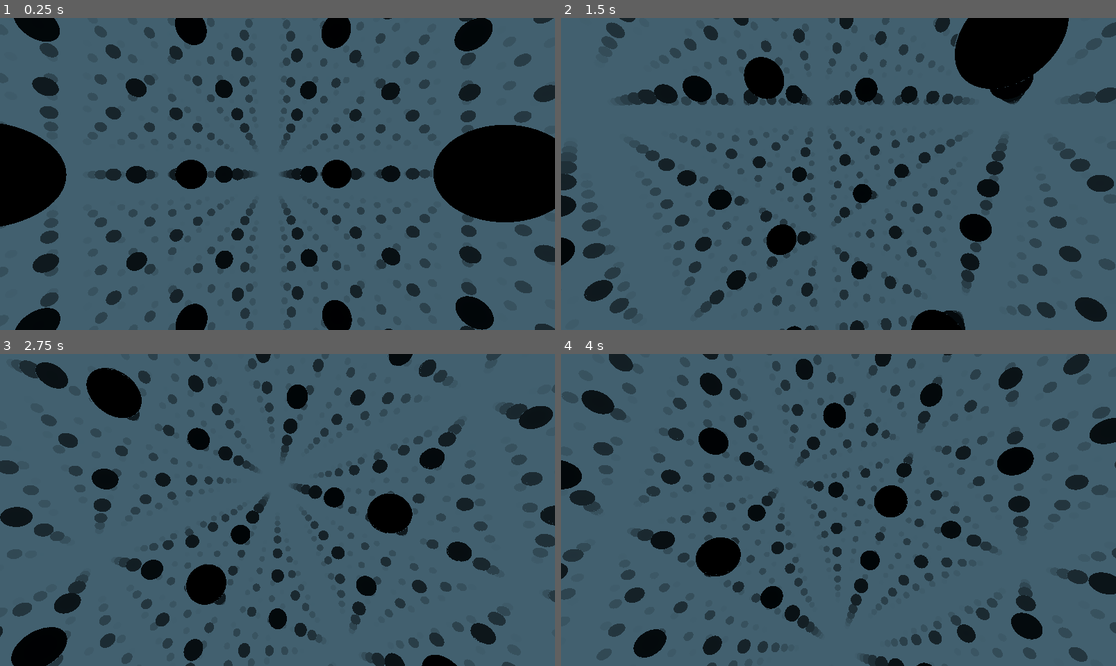
Above: before the commit, frames 1-4 (two rows, left to right).
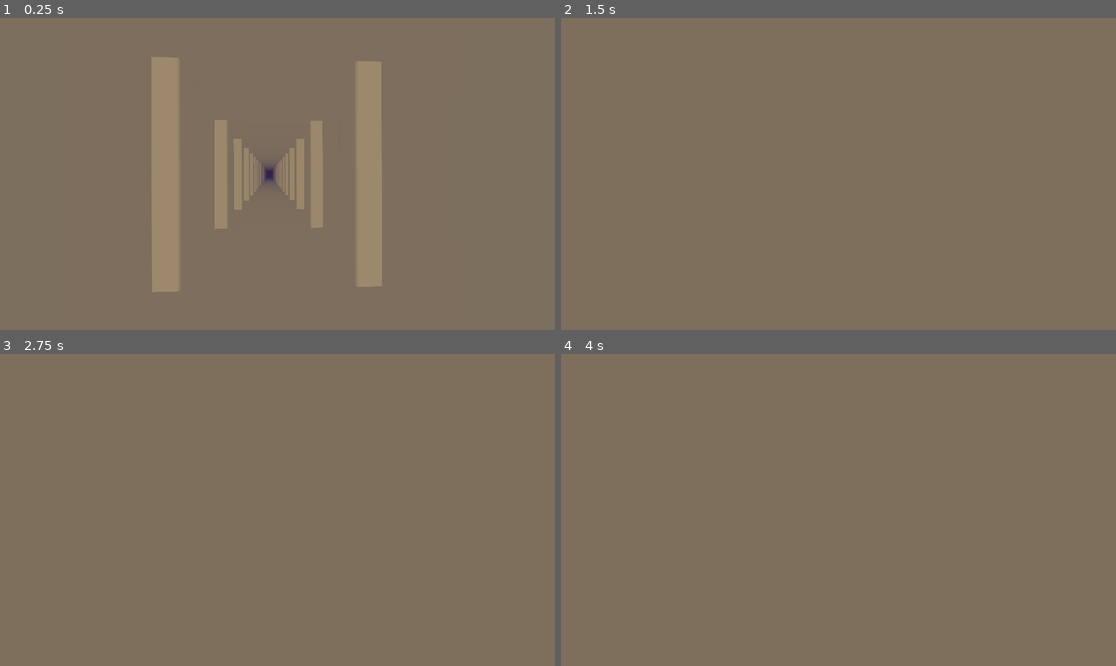
Above: after the commit, the same moments.

Repository: watson-disambiguation/shader-demos
Game: Godot game, scene res://Prefabs/raymarch_camera.tscn
Two runs of this game, one before a commit and one after it. Both use one fixed random seed, a clock stepped at 60 frames per second and the inputs below.
Inputs (mouse positions are in pixels of both pictures, inside the frame that each line leads up to):
- Up to frame 1 (0.25 s): no input
- Up to frame 2 (1.5 s): tap Enter at 0.5 s; move the mouse to (960, 158) at 0.52 s; hold Right (ui_right) 0.53-1.28 s; tap Q (ui_in) at 0.6 s; tap E (ui_out) at 0.8, 1.35 s; move the mouse to (727, 189) at 1.27 s; hold Down (ui_down) from 1.28 s (still down)
- Up to frame 3 (2.75 s): tap Q (ui_in) at 1.55, 2.1 s; move the mouse to (333, 441) at 2.02 s; release Down (ui_down) at 2.03 s; hold Right (ui_right) from 2.03 s (still down); tap E (ui_out) at 2.3 s
- Up to frame 4 (4 s): move the mouse to (810, 572) at 2.77 s; release Right (ui_right) at 2.78 s; hold Up (ui_up) 2.78-3.53 s; tap E (ui_out) at 2.85, 3.8 s; tap Q (ui_in) at 3.05, 3.6 s; move the mouse to (1005, 556) at 3.52 s; hold Left (ui_left) from 3.53 s (still down)

The runs differ from the first frame. In frame 1, 100% of the frame differs, in the area x 0-100%, y 0-100%; in frame 2, 100%; in frame 3, 100%; in frame 4, 100%.

Commit message:
Created raymarched infinite hallway

Diff:
--- a/Prefabs/RaymarchCamera.gd
+++ b/Prefabs/RaymarchCamera.gd
@@ -13,13 +13,15 @@
 	quad.mesh.material = raymarch_shader
 
 func _process(delta):
-
-	var velocity = Vector3(
-		Input.get_axis("ui_right","ui_left"),
-		Input.get_axis("ui_in","ui_out"),
-		Input.get_axis("ui_up","ui_down"));
+	var theta = rotation.y
+	var vert = Vector3.UP * Input.get_axis("ui_in","ui_out")
+	var forward = Vector3(-sin(theta),0,-cos(theta)) * Input.get_axis("ui_down","ui_up")
+	var side = Vector3(-cos(theta),0,sin(theta)) * Input.get_axis("ui_left","ui_right")
+	var velocity = vert + forward + side
 	velocity = velocity.normalized() * delta * speed
 	position += velocity
+	print(position)
+	print(Engine.get_frames_per_second())
 
 func _input(event):
 	if event is InputEventMouseMotion:
--- a/Prefabs/raymarch_camera.tscn
+++ b/Prefabs/raymarch_camera.tscn
@@ -7,16 +7,28 @@
 render_priority = 0
 shader = ExtResource("2_tkypo")
 shader_parameter/nearFogBlend = 0.0
-shader_parameter/farFogBlend = 10.0
-shader_parameter/skyColour = Color(0.258824, 0.376471, 0.435294, 1)
-shader_parameter/objColour = null
+shader_parameter/farFogBlend = 30.0
+shader_parameter/pillarSize = 0.1
+shader_parameter/pillarRounding = 0.015
+shader_parameter/noiseSize = 0.01
+shader_parameter/mergeRadius = 0.001
+shader_parameter/hallSize = 0.5
+shader_parameter/brightColour = Color(1, 0.85098, 0.666667, 1)
+shader_parameter/darkColour = Color(0.188235, 0.14902, 0.301961, 1)
+shader_parameter/objColour = Color(0.447059, 0.403922, 0.313726, 1)
 
 [sub_resource type="ShaderMaterial" id="ShaderMaterial_3kkjx"]
 render_priority = 0
 shader = ExtResource("2_tkypo")
 shader_parameter/nearFogBlend = null
 shader_parameter/farFogBlend = null
-shader_parameter/skyColour = null
+shader_parameter/pillarSize = null
+shader_parameter/pillarRounding = 0.01
+shader_parameter/noiseSize = 0.01
+shader_parameter/mergeRadius = 0.01
+shader_parameter/hallSize = null
+shader_parameter/brightColour = null
+shader_parameter/darkColour = null
 shader_parameter/objColour = null
 
 [sub_resource type="QuadMesh" id="QuadMesh_c4t2u"]
@@ -24,7 +36,7 @@
 size = Vector2(4.06, 2.485)
 
 [node name="RaymarchCamera" type="Camera3D"]
-transform = Transform3D(-0.999187, -0.00268883, 0.0402162, 0.00272674, -0.999996, 0.000887979, 0.0402136, 0.000996917, 0.999191, -0.529687, 0, 13.4095)
+transform = Transform3D(-0.999187, -0.00268883, 0.0402162, 0.00272674, -0.999996, 0.000887979, 0.0402136, 0.000996917, 0.999191, 0, 0, 0)
 script = ExtResource("1_gw5a0")
 raymarch_shader = SubResource("ShaderMaterial_x0hvp")
 rotation_speed = 0.01
--- a/Prefabs/raymarch_world.tscn
+++ b/Prefabs/raymarch_world.tscn
@@ -11,4 +11,3 @@
 look_sensitivity = 0.01
 
 [node name="RaymarchCamera" parent="CameraController" instance=ExtResource("1_4h548")]
-transform = Transform3D(-0.999187, -0.00268883, 0.0402162, 0.00272674, -0.999996, 0.000887979, 0.0402136, 0.000996917, 0.999191, 0, 0, 0)
--- a/Shaders/fire.gdshader
+++ b/Shaders/fire.gdshader
@@ -12,7 +12,7 @@
 uniform float cornerRadius;
 
 vec3 sdf(vec2 uv) {
-	float rectangle = rectangle(uv,centerRect,sizeRect,TIME* 40.);
+	float rectangle = rectangle(transform(uv,centerRect,TIME* 40.),sizeRect);
 	float circle = circle(uv,centerCircle,circleRadius);
 	return vec3(round_intersect(circle,rectangle,cornerRadius),circle,rectangle);
 }
--- a/Shaders/raymarch_camera.gdshader
+++ b/Shaders/raymarch_camera.gdshader
@@ -3,42 +3,69 @@
 render_mode unshaded;
 
 #include "Libraries/SDFLibrary.gdshaderinc"
+#include "Libraries/NoiseLibrary.gdshaderinc"
 
 uniform float nearFogBlend;
 uniform float farFogBlend;
-uniform vec3 skyColour : source_color;
+uniform float pillarSize;
+uniform float pillarRounding = 0.01;
+uniform float noiseSize = 0.01;
+uniform float mergeRadius = 0.01;
+uniform float hallSize;
+uniform vec3 brightColour : source_color;
+uniform vec3 darkColour : source_color;
 uniform vec3 objColour : source_color;
 
 const int maxSteps = 128;
-const float EPS = 0.000001;
+const float EPS = 0.0001;
+
+
 
 float sdf(vec3 pos) {
-	pos = pos - round(pos);
-	return sphere(pos, 0.1);
+	float hall = -rectangle(pos.xy,vec2(hallSize));
+	vec3 pillarPos = pos;
+	pillarPos.z = pillarPos.z - round(pillarPos.z);
+	pillarPos.x = abs(pillarPos.x);
+	float pillars = box(pillarPos- vec3(hallSize,0,0), vec3(pillarSize,hallSize,pillarSize)) - pillarRounding;
+
+	float result = round_merge(hall,pillars,mergeRadius);
+	//result += perlinNoise3DOctaves(pos,0.25,0,4) * noiseSize;
+	return result;
+}
+
+vec3 normal(vec3 pos) {
+	float base = sdf(pos);
+	vec2 h = vec2(EPS,0);
+	return normalize(
+		vec3(
+			sdf(pos + h.xyy) - base,
+			sdf(pos + h.yxy) - base,
+			sdf(pos + h.yyx) - base
+		)
+	);
 }
 
 void fragment() {
 	vec3 ro = CAMERA_POSITION_WORLD;
 	vec3 rd = -normalize( (INV_VIEW_MATRIX * vec4(VIEW,0)).xyz );
-	vec3 curPos = ro;
+	float dist = 0.;
 	float sample = 1.;
-	vec3 finalPos = ro;
-	bool hit = false;
-	for(int i = 0; i < 128; i++) {
-		sample = sdf(curPos);
+
+	for(int i = 0; i < maxSteps; i++) {
+		sample = sdf(ro + rd * dist);
 		if(sample < EPS) {
-			finalPos = curPos;
-			hit = true;
 			break;
 		}
-		vec3 rayStep = rd * sample;
-		curPos += rayStep;
+		dist += sample;
 	}
+	vec3 pos = ro + rd * dist;
+	vec3 normal = normal(pos);
+	float fog = smoothstep(nearFogBlend,farFogBlend,dist);
+	vec3 fogColour = mix(darkColour,brightColour,(0.5 * rd.z + 0.5));
+	vec3 lightCol = mix(darkColour,brightColour,(0.5 * normal.z + 0.5));
+	vec3 col = mix(objColour,lightCol,0.3);
 
-	vec3 col = hit ? objColour : skyColour;
-	float dist = length(ro - finalPos);
-	col = mix(col,skyColour,smoothstep(nearFogBlend,farFogBlend,dist));
-	ALBEDO = col;
+	ALBEDO = (dist < farFogBlend) ? mix(col,fogColour,fog) : fogColour;
 
 
 }
Not shown, changed: Shaders/Libraries/NoiseLibrary.gdshaderinc
Not shown, changed: Shaders/Libraries/SDFLibrary.gdshaderinc
